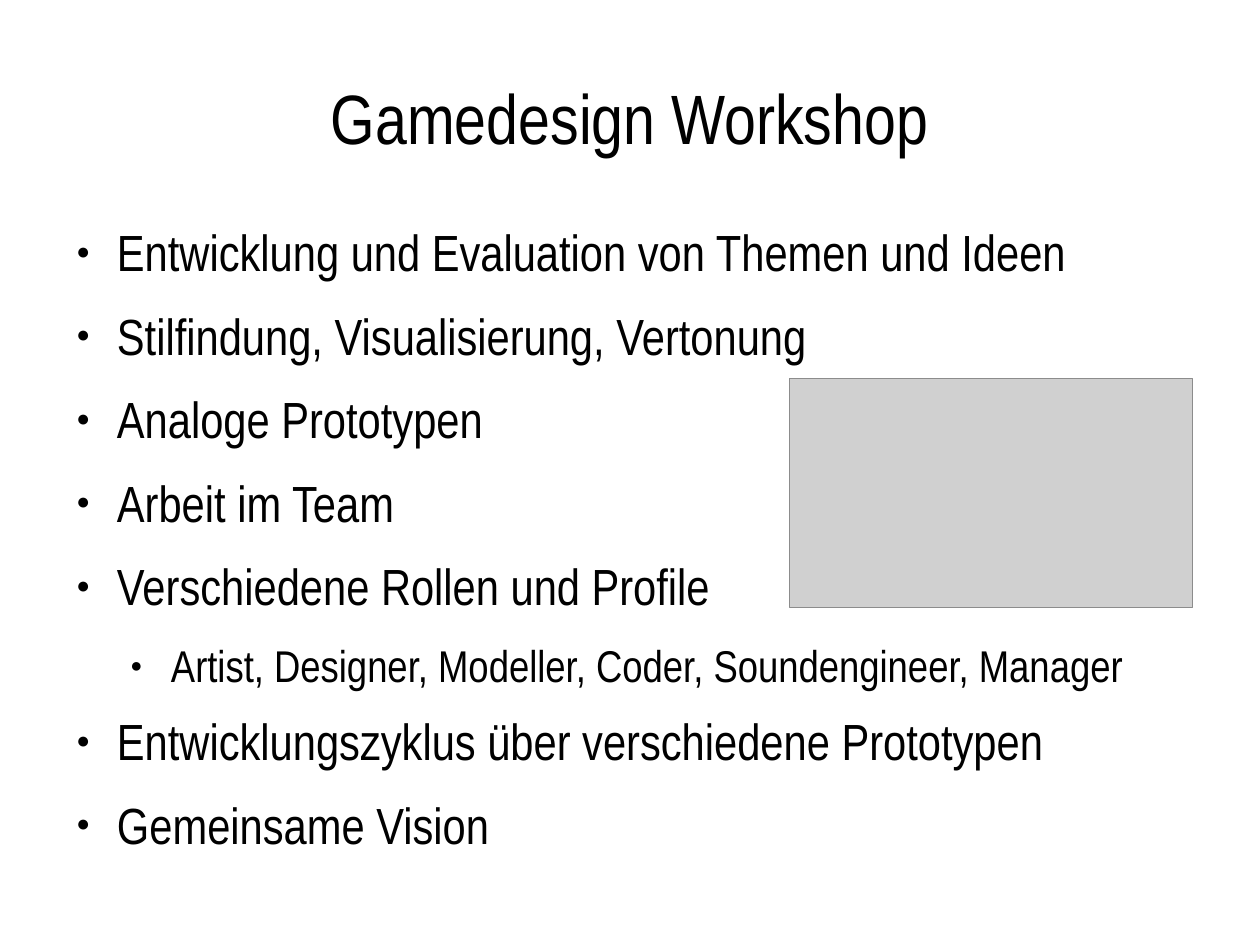
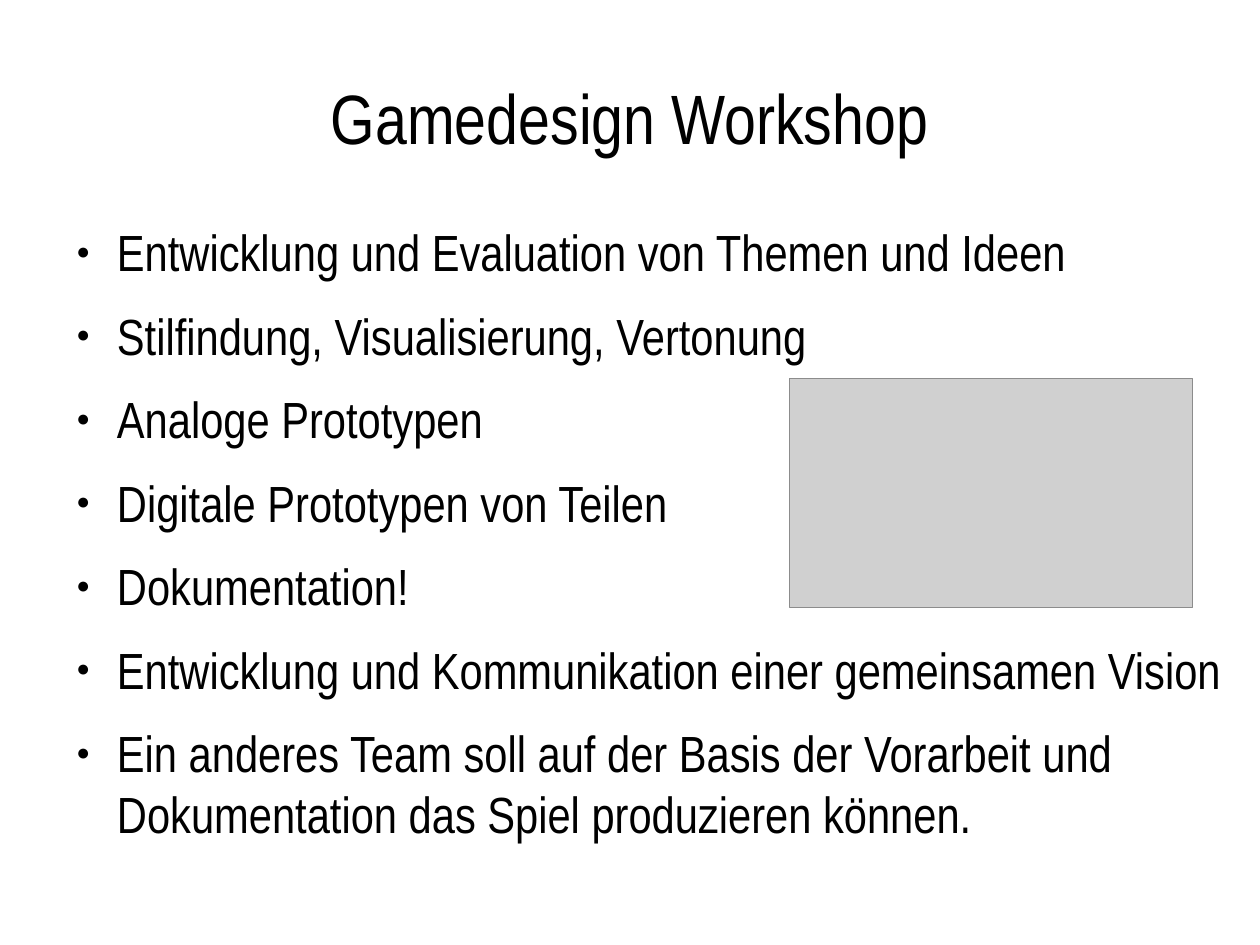
Before and after one commit to JirkaDellOro/JirkaDellOro.github.io, a slide deck: slide 6 of Prof/WPM-Vorstellung.odp. Drawn at 1260x945 pixels with LibreOffice and Linux fonts; fonts in the diff are those of the drawing; grey boxes stand for pictures; background and template pictures are left out. Boxes give left, top, right and bottom in pixels: in the first picture for what was removed or moved away, otherwise in the second. Text is boxed around its words. In the diff, an @@ line names an element or a change of style, - is before the commit and + after.

```diff
--- a/Prof/WPM-Vorstellung.odp
+++ b/Prof/WPM-Vorstellung.odp
@@ text at box(117, 485, 1221, 843): text changed @@
-● Arbeit im Team
-● Verschiedene Rollen und Profile
-  ● Artist, Designer, Modeller, Coder, Soundengineer, Manager
-● Entwicklungszyklus über verschiedene Prototypen
-● Gemeinsame Vision
+● Digitale Prototypen von Teilen
+● Dokumentation!
+● Entwicklung und Kommunikation einer gemeinsamen Vision
+● Ein anderes Team soll auf der Basis der Vorarbeit und Dokumentation das Spiel produzieren können.
```
Also in this commit, not shown: 1 other slide changed, 1 other file.
